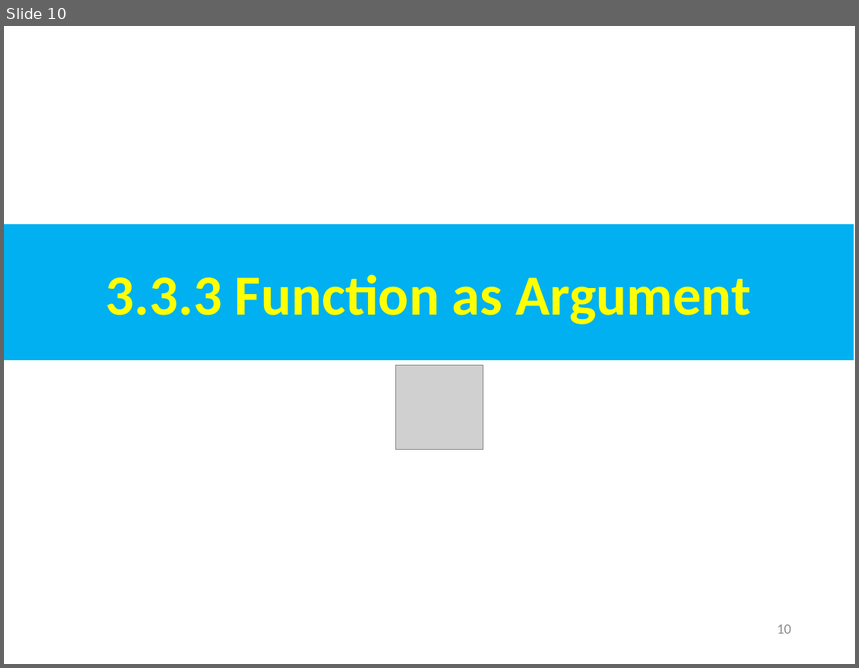
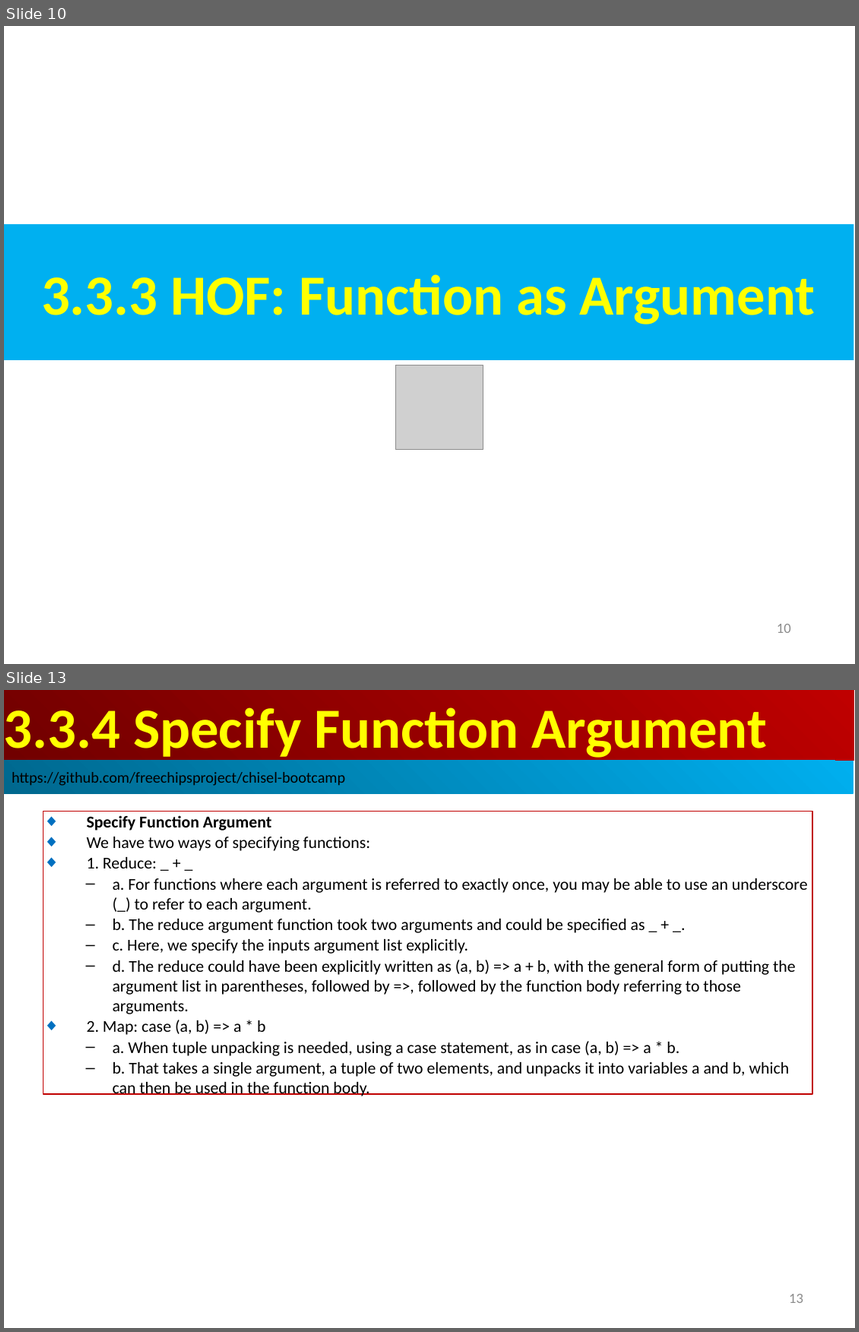
Before and after one commit to peterhchen/AIU_CS800_Chisel, a slide deck: 300_UCB_BC/003.3_HighOrderFunc/000_Video/003.3_HighOrderFunc.ppt. Shown one above the other, each under a label of ours: slide 10 before the commit, slides 10 and 13 after it; the slides between them are not shown. The pictures are 859x668 and 859x1332 pixels, drawn with LibreOffice and Linux fonts; fonts in the diff are those of the drawing; grey boxes stand for pictures. Boxes give left, top, right and bottom in pixels: in the first picture for what was removed or moved away, otherwise in the second. Text is boxed around its words. In the diff, an @@ line names an element or a change of style, - is before the commit and + after.

```diff
--- a/300_UCB_BC/003.3_HighOrderFunc/000_Video/003.3_HighOrderFunc.ppt
+++ b/300_UCB_BC/003.3_HighOrderFunc/000_Video/003.3_HighOrderFunc.ppt
@@ slide 13 added at box(4, 690, 855, 1328), background #FFFFFF @@
@@ rectangle added at box(4, 690, 854, 761), fill gradient #BF0000 to #710000, 48 pt, text #FFFF00, bold @@
+3.3.4 Specify Function Argument
@@ rectangle added at box(4, 761, 854, 794), fill gradient #00AFEF to #00688E, 13 pt, text #000000 @@
+https://github.com/freechipsproject/chisel-bootcamp
@@ rectangle added at box(44, 811, 813, 1094), outline #C00000 0.74 pt, 14 pt, text #000000 @@
+◆ Specify Function Argument
+◆ We have two ways of specifying functions:
+◆ 1. Reduce: _ + _
+  – a. For functions where each argument is referred to exactly once, you may be able to use an underscore (_) to refer to each argument.
+  – b. The reduce argument function took two arguments and could be specified as _ + _.
+  – c. Here, we specify the inputs argument list explicitly.
+  – d. The reduce could have been explicitly written as (a, b) => a + b, with the general form of putting the argument list in parentheses, followed by =>, followed by the function body referring to those arguments.
+◆ 2. Map: case (a, b) => a * b
+  – a. When tuple unpacking is needed, using a case statement, as in case (a, b) => a * b.
+  – b. That takes a single argument, a tuple of two elements, and unpacks it into variables a and b, which can then be used in the function body.
@@ page number added at box(789, 1294, 804, 1303), 12 pt, text #8B8B8B @@
+13
@@ slide 10 changed as well @@
@@ text in rectangle at box(41, 275, 816, 325): text changed @@
-3.3.3 Function as Argument
+3.3.3 HOF: Function as Argument
```
Also in this commit, not shown: 5 other slides changed, 21 other slides added.
